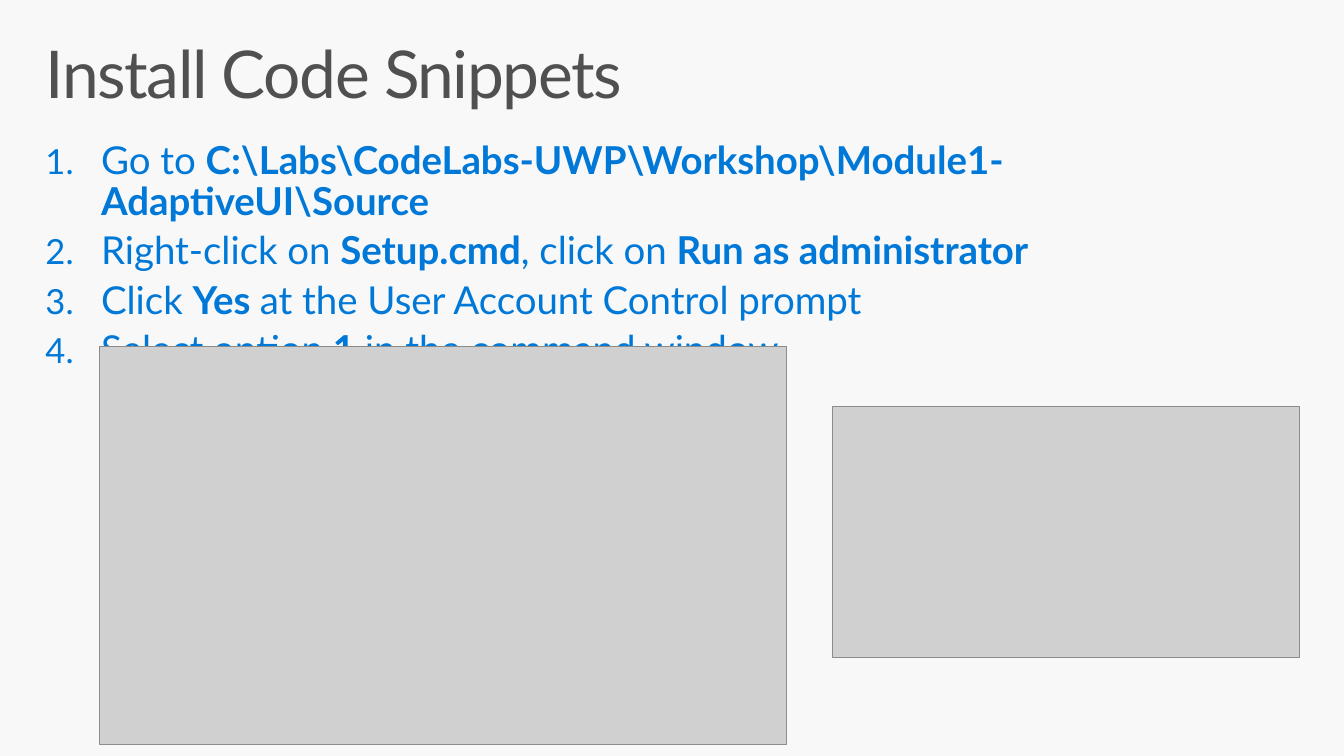
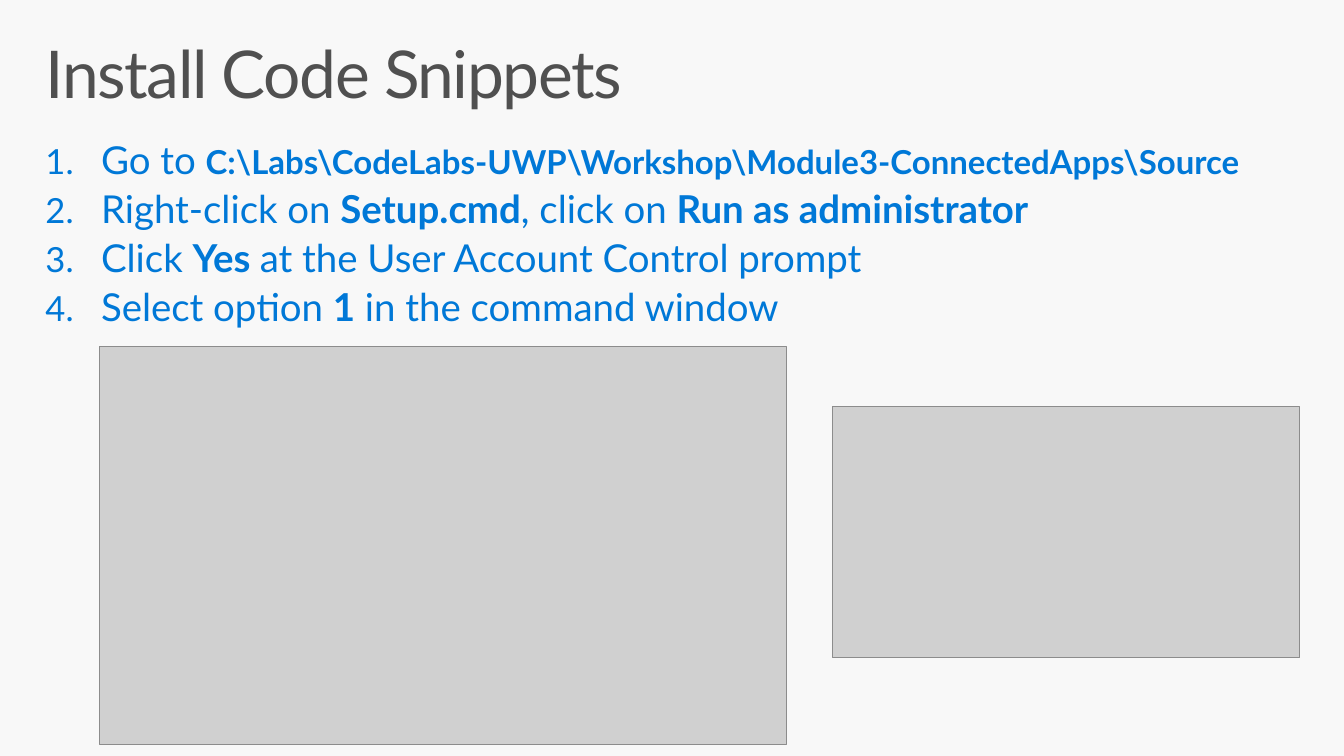
Before and after one commit to AsimKhan2019/CodeLabs-UWP, a slide deck: slide 12 of Workshop/Module3-ConnectedApps/Slides/CodeLabs-UWP Connected Introduction.pptx. Drawn at 1344x756 pixels with LibreOffice and Linux fonts; fonts in the diff are those of the drawing; grey boxes stand for pictures. Boxes give left, top, right and bottom in pixels: in the first picture for what was removed or moved away, otherwise in the second. Text is boxed around its words. In the diff, an @@ line names an element or a change of style, - is before the commit and + after.

Commit message:
Correct path on slide

```diff
--- a/Workshop/Module3-ConnectedApps/Slides/CodeLabs-UWP Connected Introduction.pptx
+++ b/Workshop/Module3-ConnectedApps/Slides/CodeLabs-UWP Connected Introduction.pptx
@@ text at bbox=[101, 146, 1240, 180]: text changed; size 28 to 24 pt @@
-1. Go to C:\Labs\CodeLabs-UWP\Workshop\Module1-AdaptiveUI\Source
+1. Go to C:\Labs\CodeLabs-UWP\Workshop\Module3-ConnectedApps\Source
```
